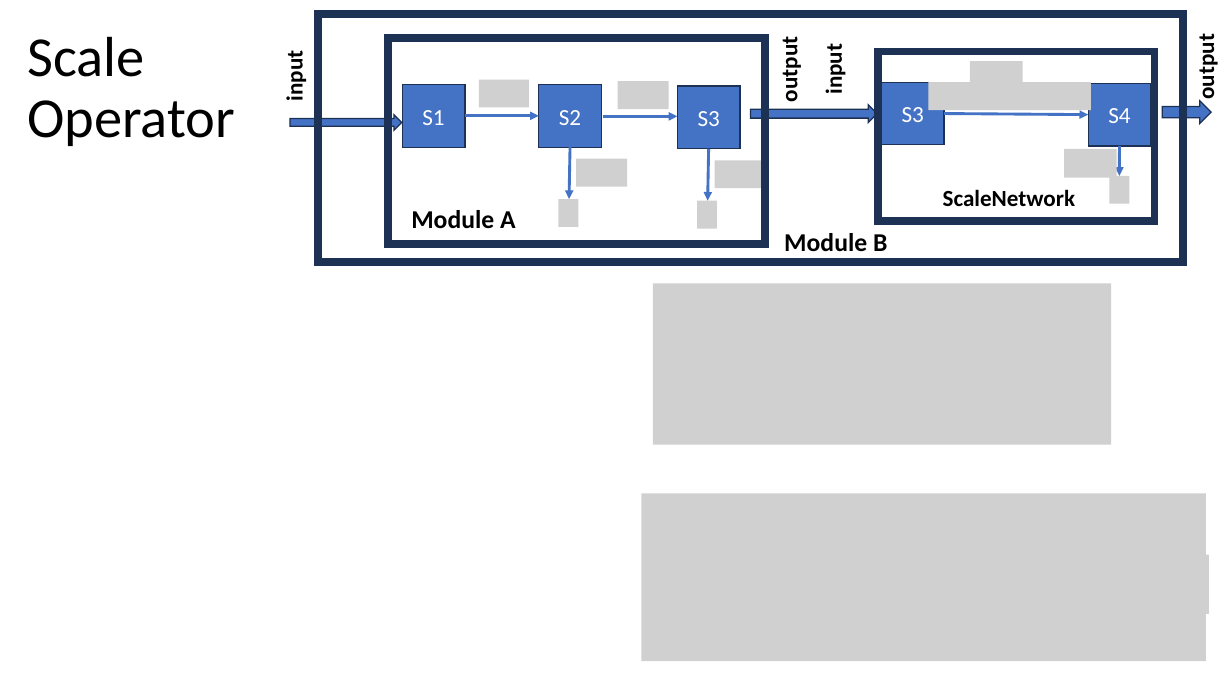
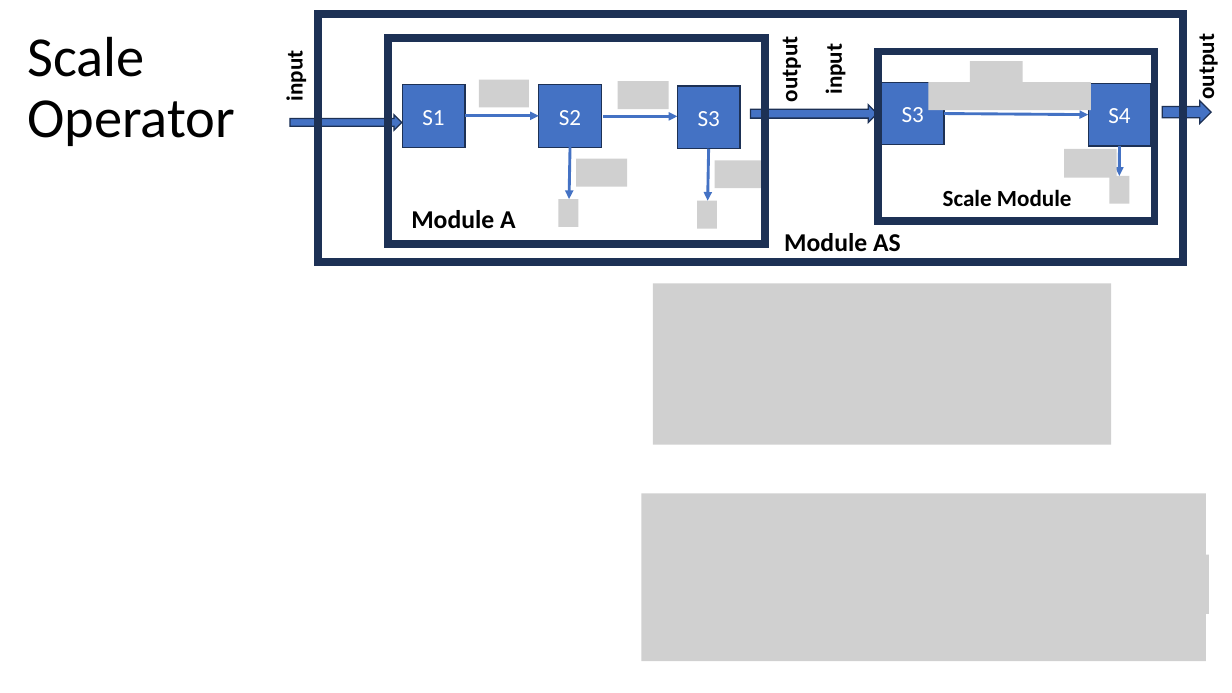
Before and after one commit to joseph-hellerstein/linear_reaction_networks, a slide deck: slide 12 of docs/module_framework.pptx. Drawn at 1232x693 pixels with LibreOffice and Linux fonts; fonts in the diff are those of the drawing; grey boxes stand for pictures. Boxes give left, top, right and bottom in pixels: in the first picture for what was removed or moved away, otherwise in the second. Text is boxed around its words. In the diff, an @@ line names an element or a change of style, - is before the commit and + after.

```diff
--- a/docs/module_framework.pptx
+++ b/docs/module_framework.pptx
@@ text at [943,189,1072,206]: text changed @@
-ScaleNetwork
+Scale Module
@@ text at [784,233,901,252]: text changed @@
-Module B
+Module AS
```
Also in this commit, not shown: 8 other slides changed, 1 slide added, 1 other file.
